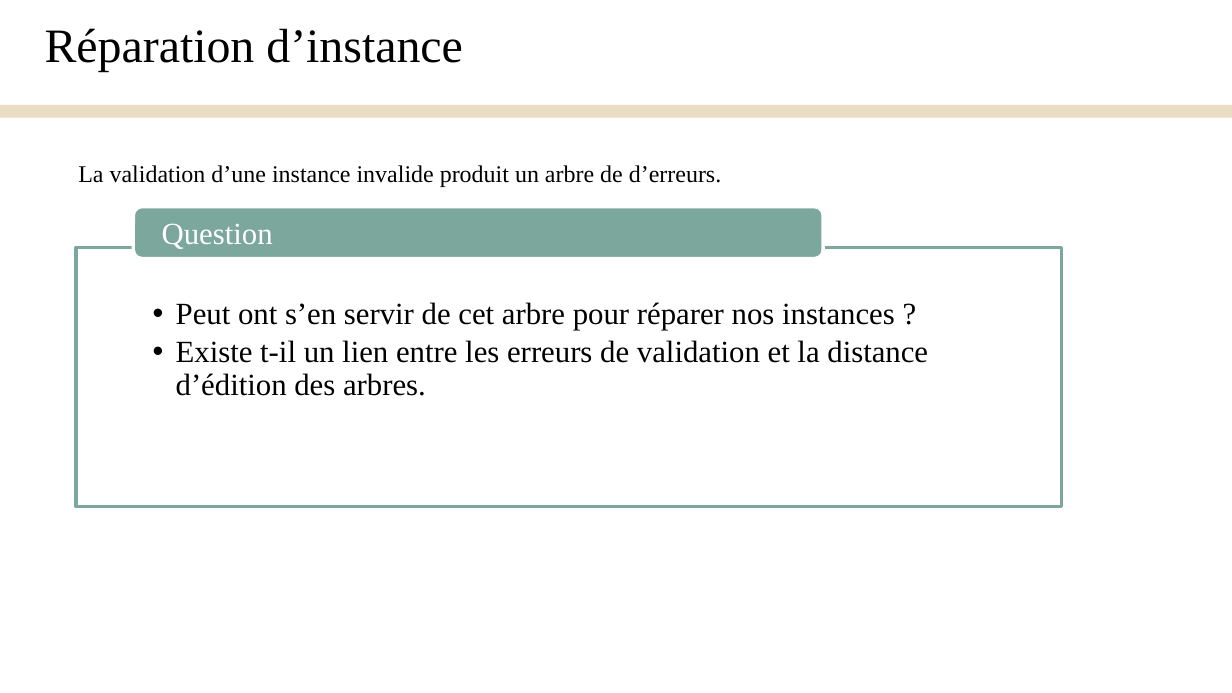
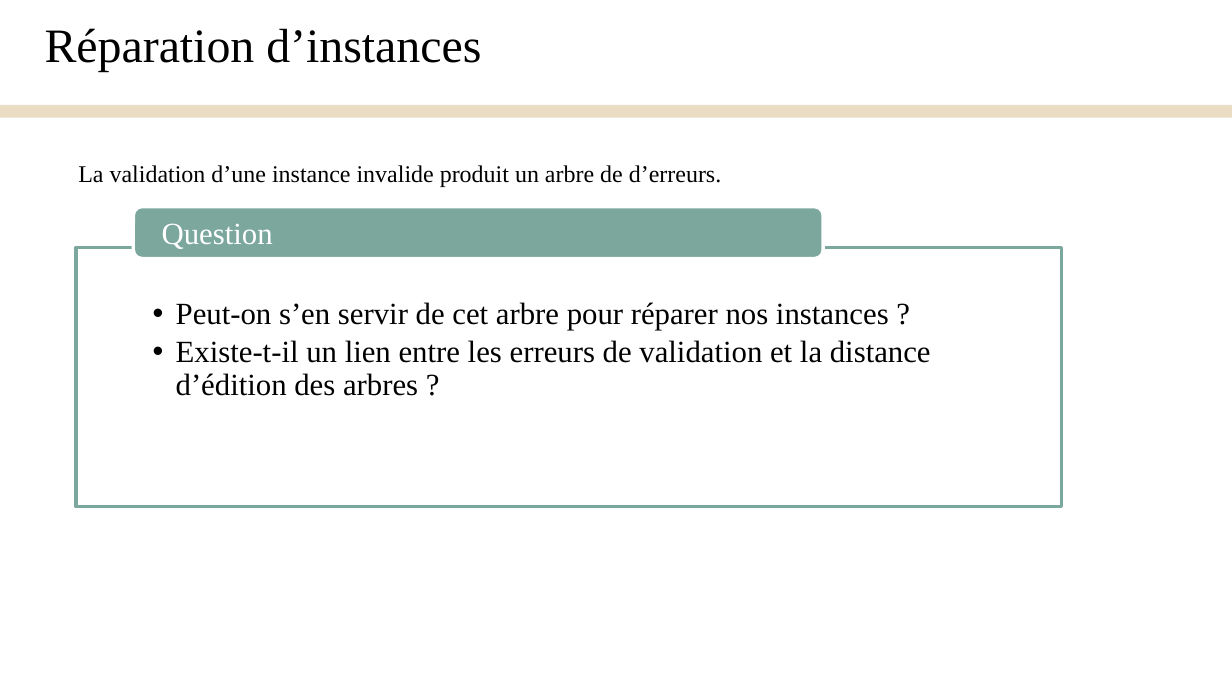
Before and after one commit to Yanis540/PSTL-M1, a slide deck: slide 14 of rapport/Présentation_Finale.pptx. Drawn at 1232x693 pixels with LibreOffice and Linux fonts; fonts in the diff are those of the drawing. Boxes give left, top, right and bottom in pixels: in the first picture for what was removed or moved away, otherwise in the second. Text is boxed around its words. In the diff, an @@ line names an element or a change of style, - is before the commit and + after.

```diff
--- a/rapport/Présentation_Finale.pptx
+++ b/rapport/Présentation_Finale.pptx
@@ text at [45, 28, 481, 72]: text changed @@
-Réparation d’instance
+Réparation d’instances
@@ text at [176, 302, 931, 396]: text changed @@
-  • Peut ont s’en servir de cet arbre pour réparer nos instances ?
-  • Existe t-il un lien entre les erreurs de validation et la distance d’édition des arbres.
+  • Peut-on s’en servir de cet arbre pour réparer nos instances ?
+  • Existe-t-il un lien entre les erreurs de validation et la distance d’édition des arbres ?
```
Also in this commit, not shown: 15 other slides changed, 1 slide added, 1 slide removed, 2 other files.
